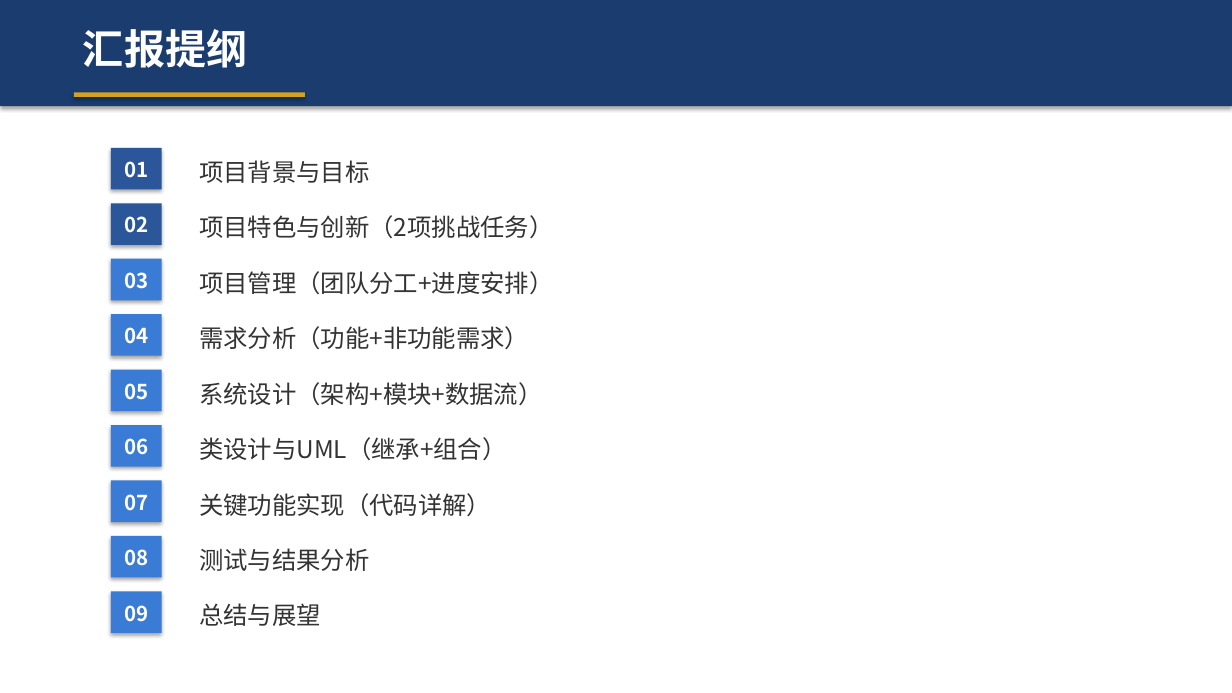
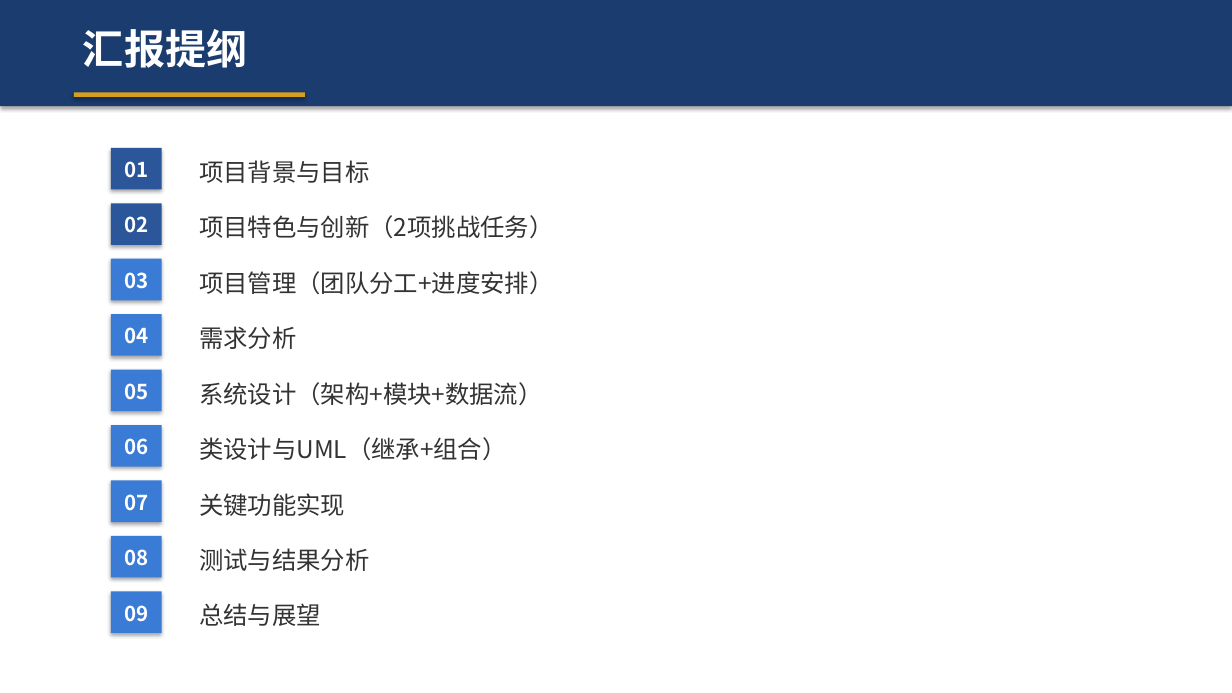
Before and after one commit to wechi123/-, a slide deck: slide 2 of build/校园RPG冒险游戏_汇报.pptx. Drawn at 1232x693 pixels with LibreOffice and Linux fonts; fonts in the diff are those of the drawing. Boxes give left, top, right and bottom in pixels: in the first picture for what was removed or moved away, otherwise in the second. Text is boxed around its words. In the diff, an @@ line names an element or a change of style, - is before the commit and + after.

```diff
--- a/build/校园RPG冒险游戏_汇报.pptx
+++ b/build/校园RPG冒险游戏_汇报.pptx
@@ text at [199,326,296,349]: text changed @@
-需求分析（功能+非功能需求）
+需求分析
@@ text at [199,493,345,516]: text changed @@
-关键功能实现（代码详解）
+关键功能实现
```
Also in this commit, not shown: 10 other slides changed, 5 slides added, 7 slides removed, 24 other files.
